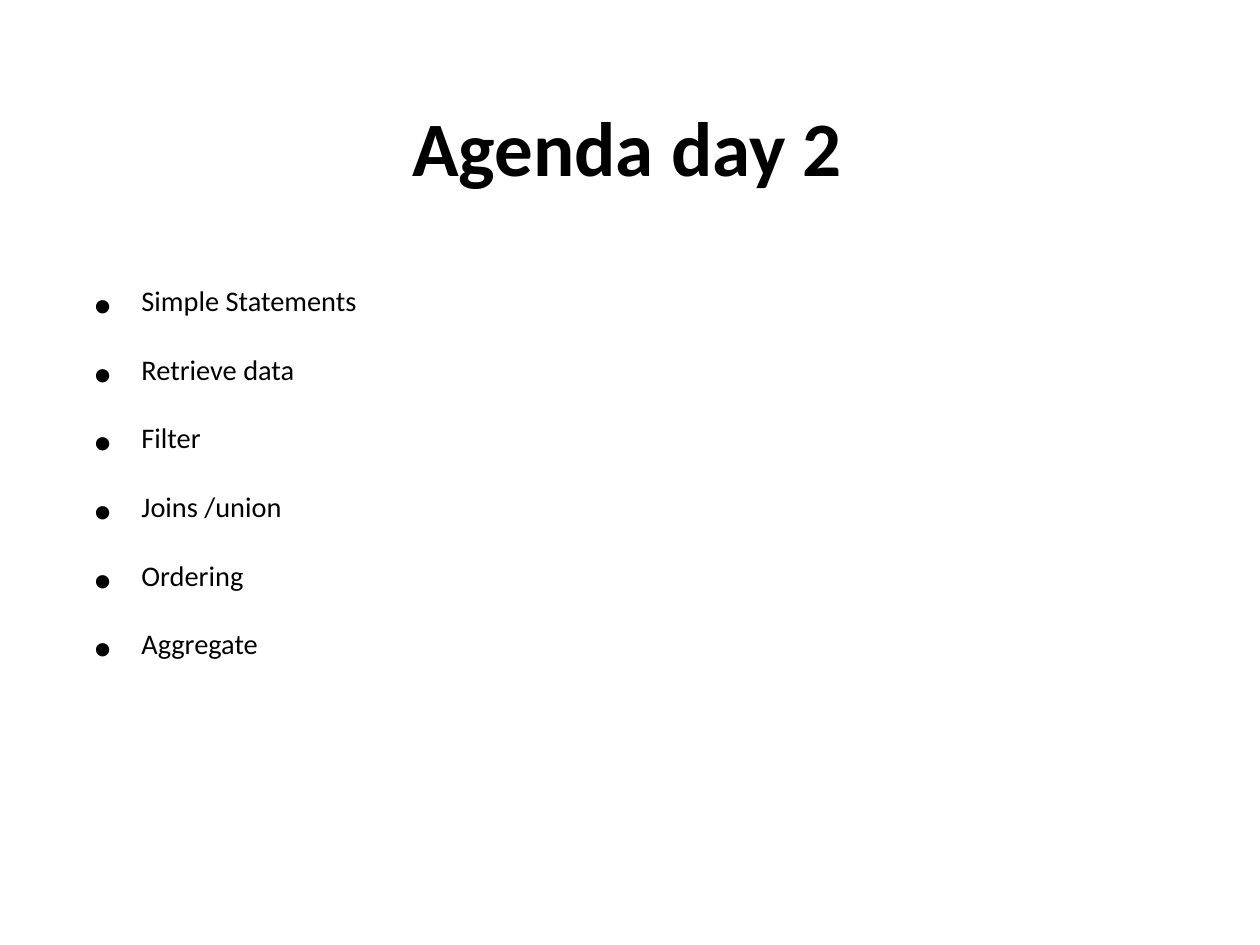
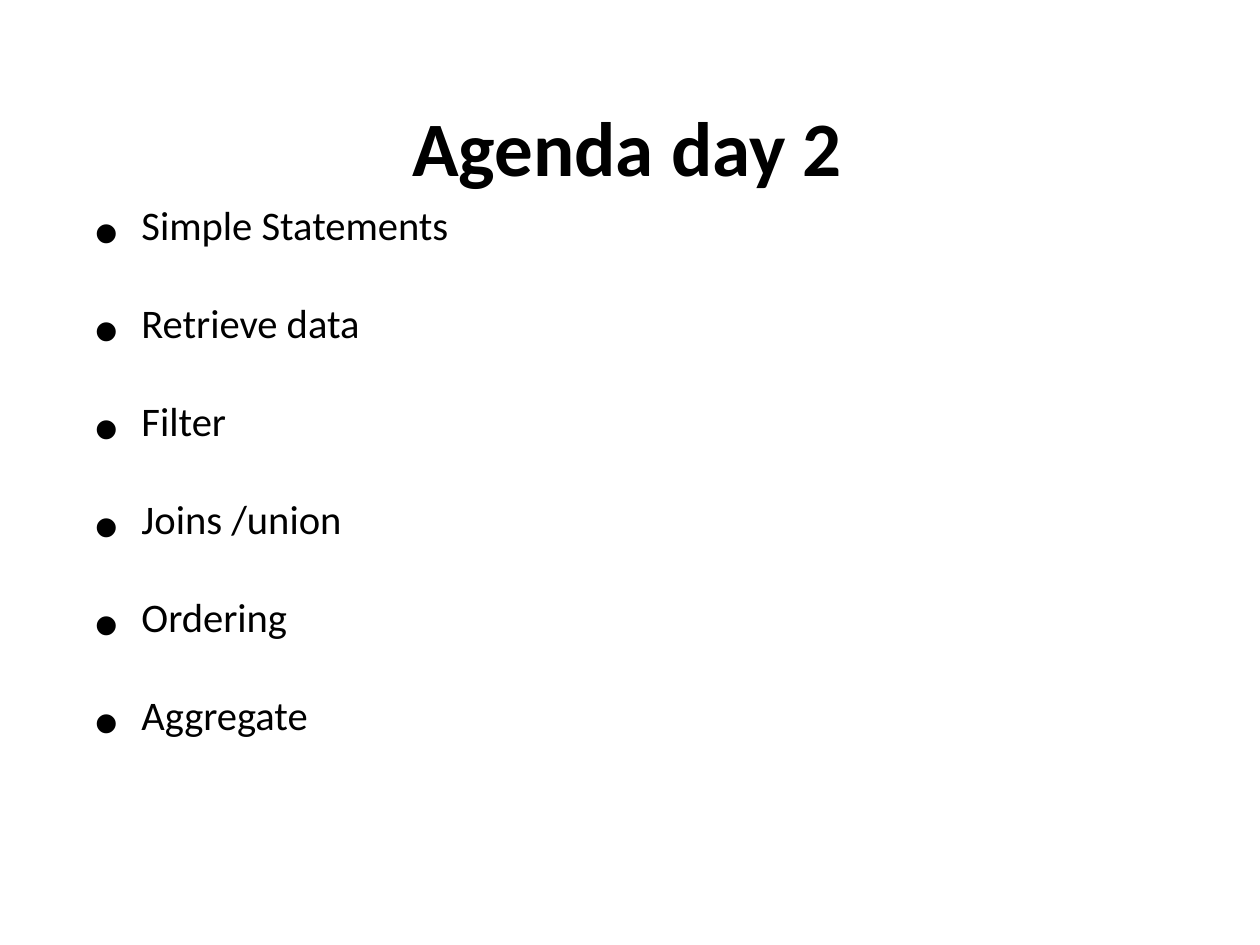
Before and after one commit to Flu10/Zero2Hero2016, a slide deck: slide 26 of presentation/SQL Z2H 2016.pptx (slide 25 before the commit). Drawn at 1260x945 pixels with LibreOffice and Linux fonts; fonts in the diff are those of the drawing; background and template pictures are left out. Boxes give left, top, right and bottom in pixels: in the first picture for what was removed or moved away, otherwise in the second. Text is boxed around its words. In the diff, an @@ line names an element or a change of style, - is before the commit and + after.

```diff
--- a/presentation/SQL Z2H 2016.pptx
+++ b/presentation/SQL Z2H 2016.pptx
@@ text "Simple Statements" at [141,211,449,737]: size 28 to 40 pt; more space between paragraphs @@
```
Also in this commit, not shown: 4 other slides changed, 5 slides added, 3 slides removed.
